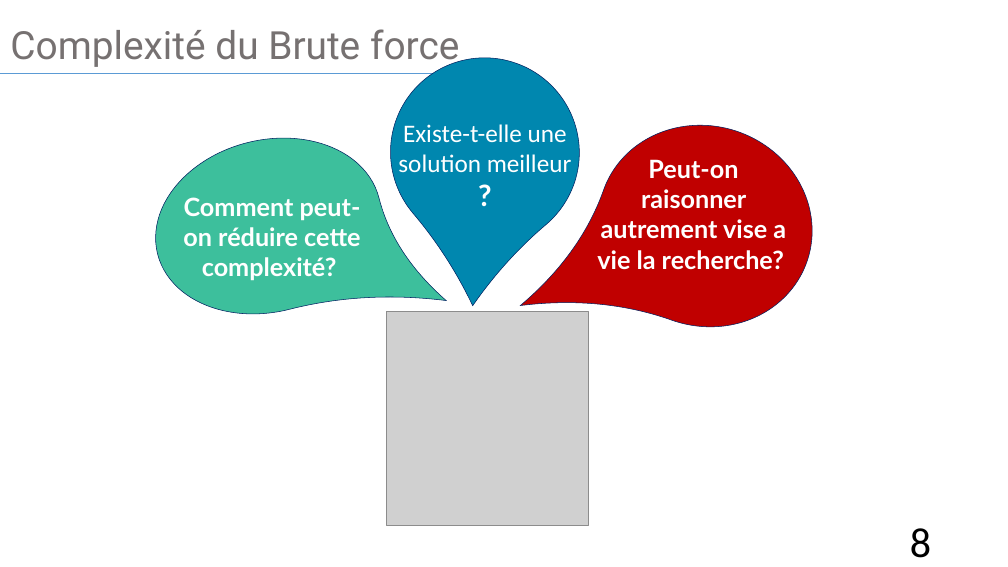
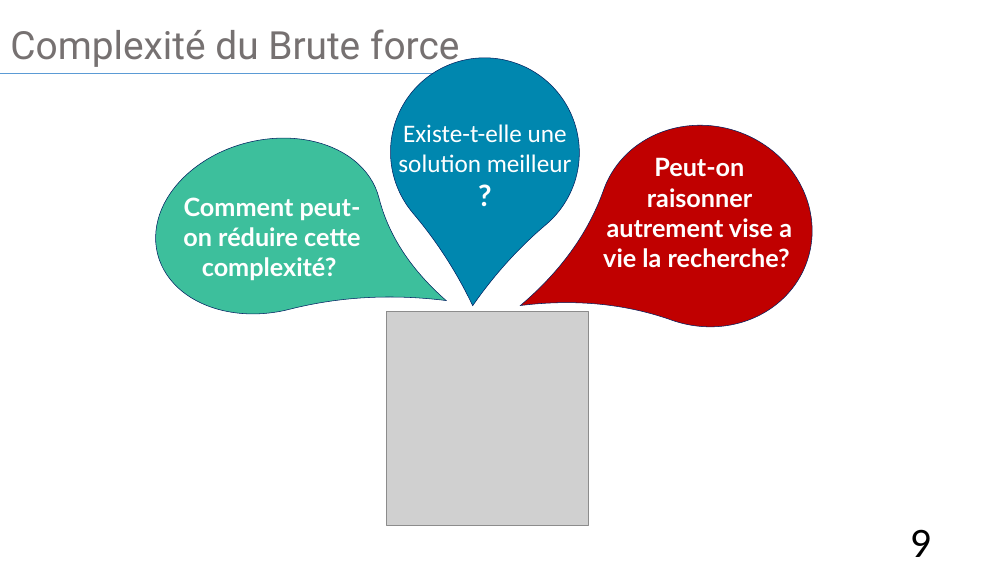
Before and after one commit to HouariZegai/academic-projects, a slide deck: slide 9 of CA/Project/Presentation-Projet-KMP.pptx (slide 8 before the commit). Drawn at 1008x567 pixels with LibreOffice and Linux fonts; fonts in the diff are those of the drawing; grey boxes stand for pictures. Boxes give left, top, right and bottom in pixels: in the first picture for what was removed or moved away, otherwise in the second. Text is boxed around its words. In the diff, an @@ line names an element or a change of style, - is before the commit and + after.

```diff
--- a/CA/Project/Presentation-Projet-KMP.pptx
+++ b/CA/Project/Presentation-Projet-KMP.pptx
@@ text "Peut-on raisonner autrement vise a ...": place and size @@
-text "Peut-on raisonner autrement vise a ..." at (597,159,786,270)
+text "Peut-on raisonner autrement vise a ..." at (603,157,792,268)
@@ page number at (910,529,931,557): text changed @@
-8
+9
```
Also in this commit, not shown: 7 other slides changed, 1 slide added, 6 other files.
